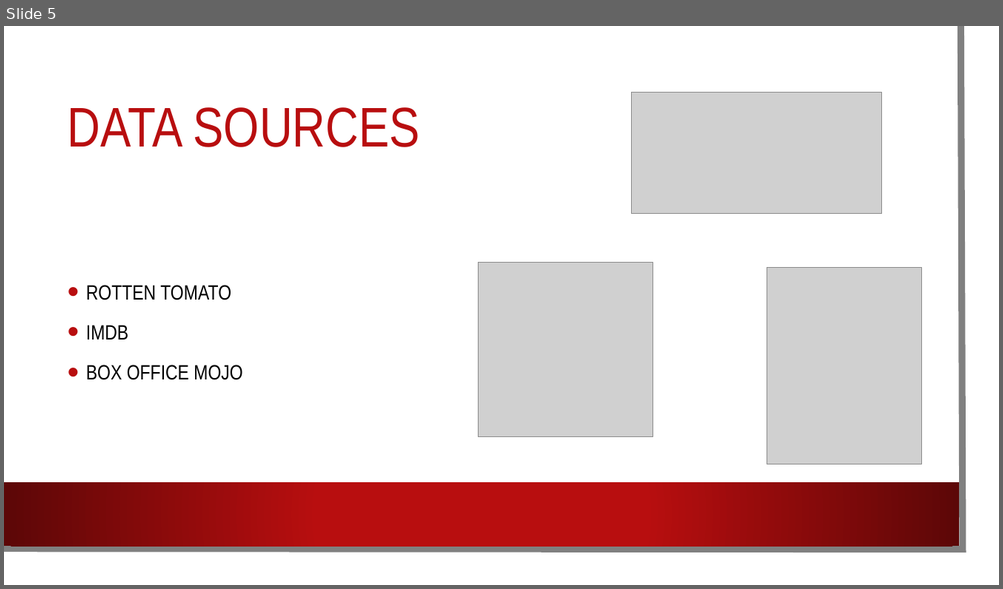
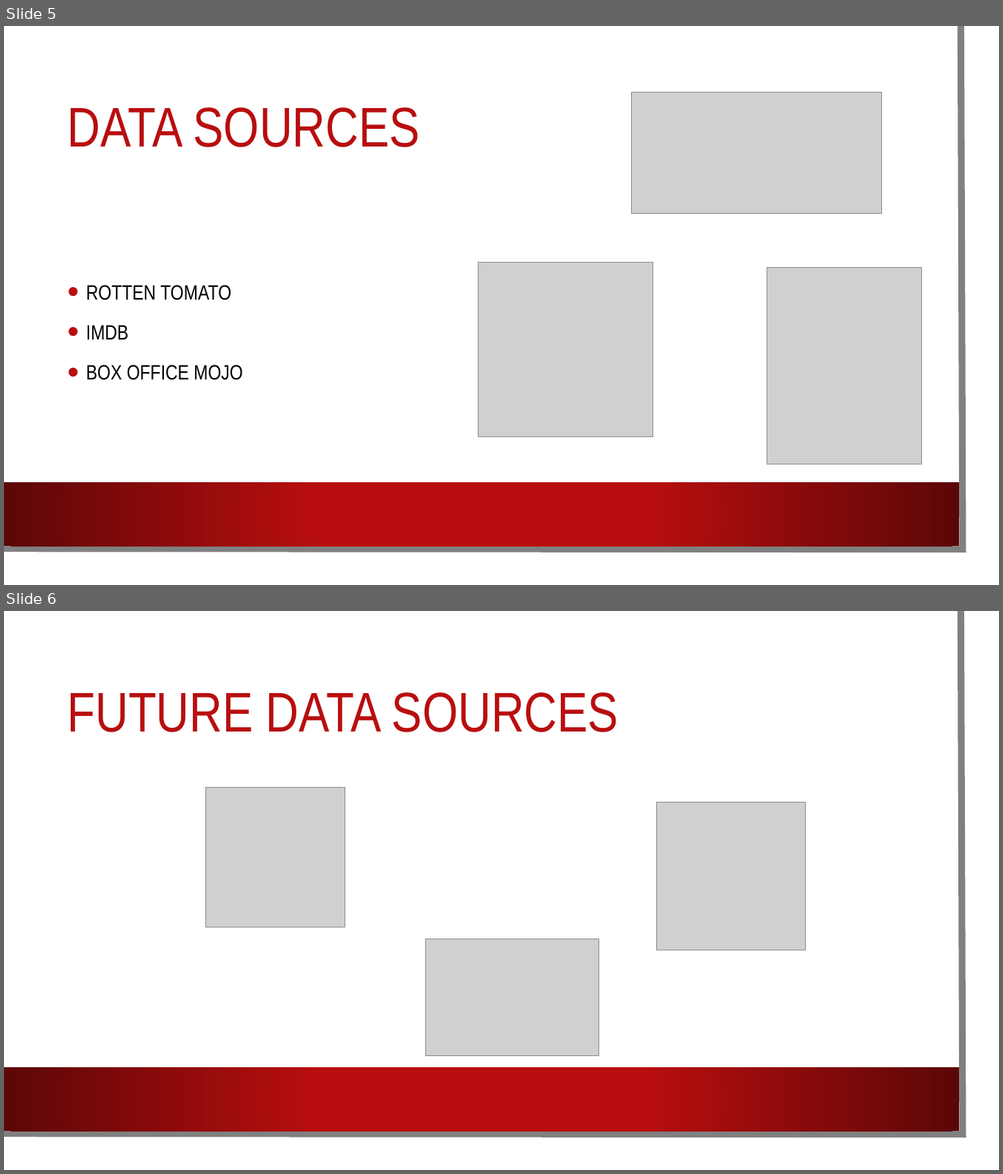
Before and after one commit to AnyaKatz/TraficPreventer, a slide deck: MOVIFIER.pptx. Shown one above the other, each under a label of ours: slide 5 before the commit, slides 5 and 6 after it. The pictures are 1003x589 and 1003x1174 pixels, drawn with LibreOffice and Linux fonts; fonts in the diff are those of the drawing; grey boxes stand for pictures; background and template pictures are left out. Boxes give left, top, right and bottom in pixels: in the first picture for what was removed or moved away, otherwise in the second. Text is boxed around its words. In the diff, an @@ line names an element or a change of style, - is before the commit and + after.

```diff
--- a/MOVIFIER.pptx
+++ b/MOVIFIER.pptx
@@ slide 6 added at (4,611,999,1170), background picture (left out); not listed: 3 template elements that a slide beside it also shows @@
@@ title added at (68,692,618,732), 54 pt, text #B80E0F @@
+FUTURE DATA SOURCES
@@ picture added at (205,788,345,927) @@
@@ picture added at (657,802,805,951) @@
@@ picture added at (426,940,599,1056) @@
```
Also in this commit, not shown: 1 slide changed, 3 other slides added.
